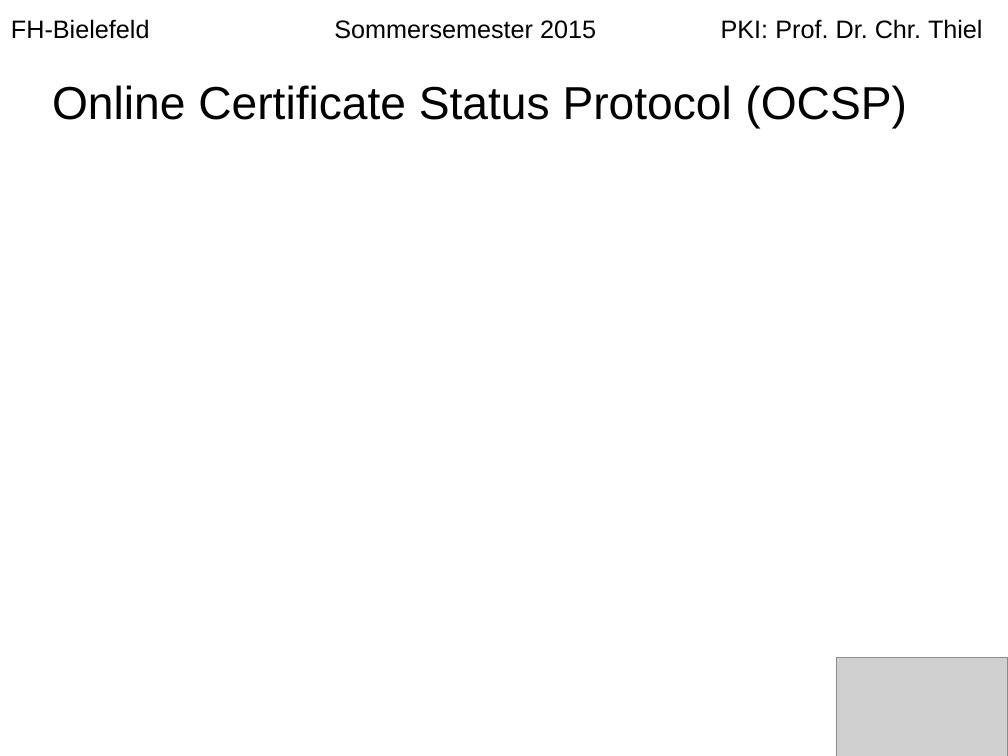
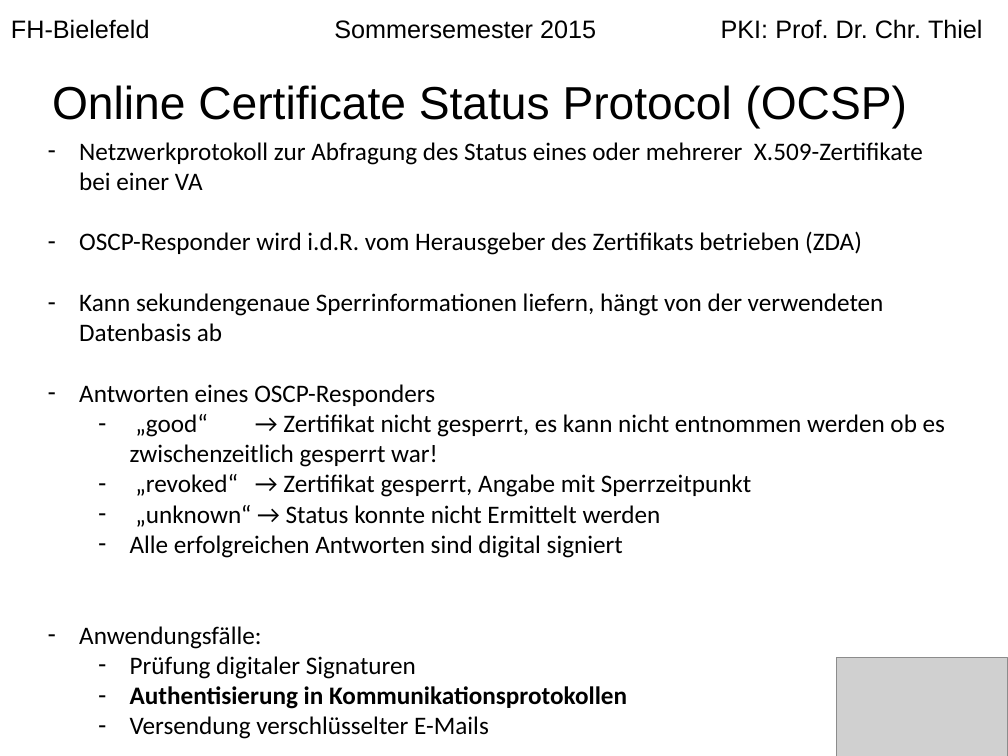
Before and after one commit to langec/pki, a slide deck: slide 10 of Erstellung_einer_PKI.pptx (slide 9 before the commit). Drawn at 1008x756 pixels with LibreOffice and Linux fonts; fonts in the diff are those of the drawing; grey boxes stand for pictures. Boxes give left, top, right and bottom in pixels: in the first picture for what was removed or moved away, otherwise in the second. Text is boxed around its words. In the diff, an @@ line names an element or a change of style, - is before the commit and + after.

```diff
--- a/Erstellung_einer_PKI.pptx
+++ b/Erstellung_einer_PKI.pptx
@@ text added at box(79, 142, 945, 739), 18 pt, text #000000 @@
+– Netzwerkprotokoll zur Abfragung des Status eines oder mehrerer X.509-Zertifikate bei einer VA
+– OSCP-Responder wird i.d.R. vom Herausgeber des Zertifikats betrieben (ZDA)
+– Kann sekundengenaue Sperrinformationen liefern, hängt von der verwendeten Datenbasis ab
+– Antworten eines OSCP-Responders
+  – „good“ → Zertifikat nicht gesperrt, es kann nicht entnommen werden ob es zwischenzeitlich gesperrt war!
+  – „revoked“ → Zertifikat gesperrt, Angabe mit Sperrzeitpunkt
+  – „unknown“ → Status konnte nicht Ermittelt werden
+  – Alle erfolgreichen Antworten sind digital signiert
+– Anwendungsfälle:
+  – Prüfung digitaler Signaturen
+  – Authentisierung in Kommunikationsprotokollen
+  – Versendung verschlüsselter E-Mails
```
Also in this commit, not shown: 3 other slides changed.
